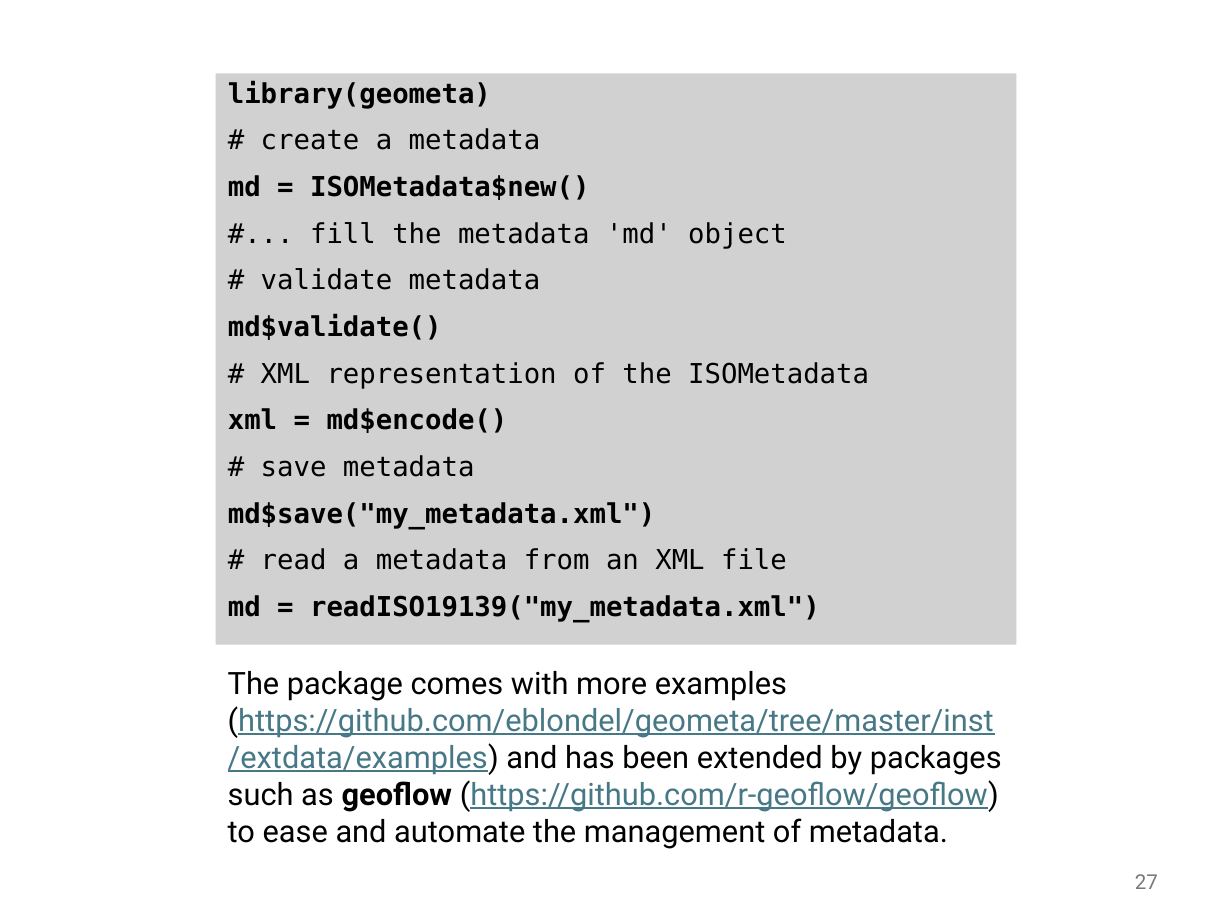
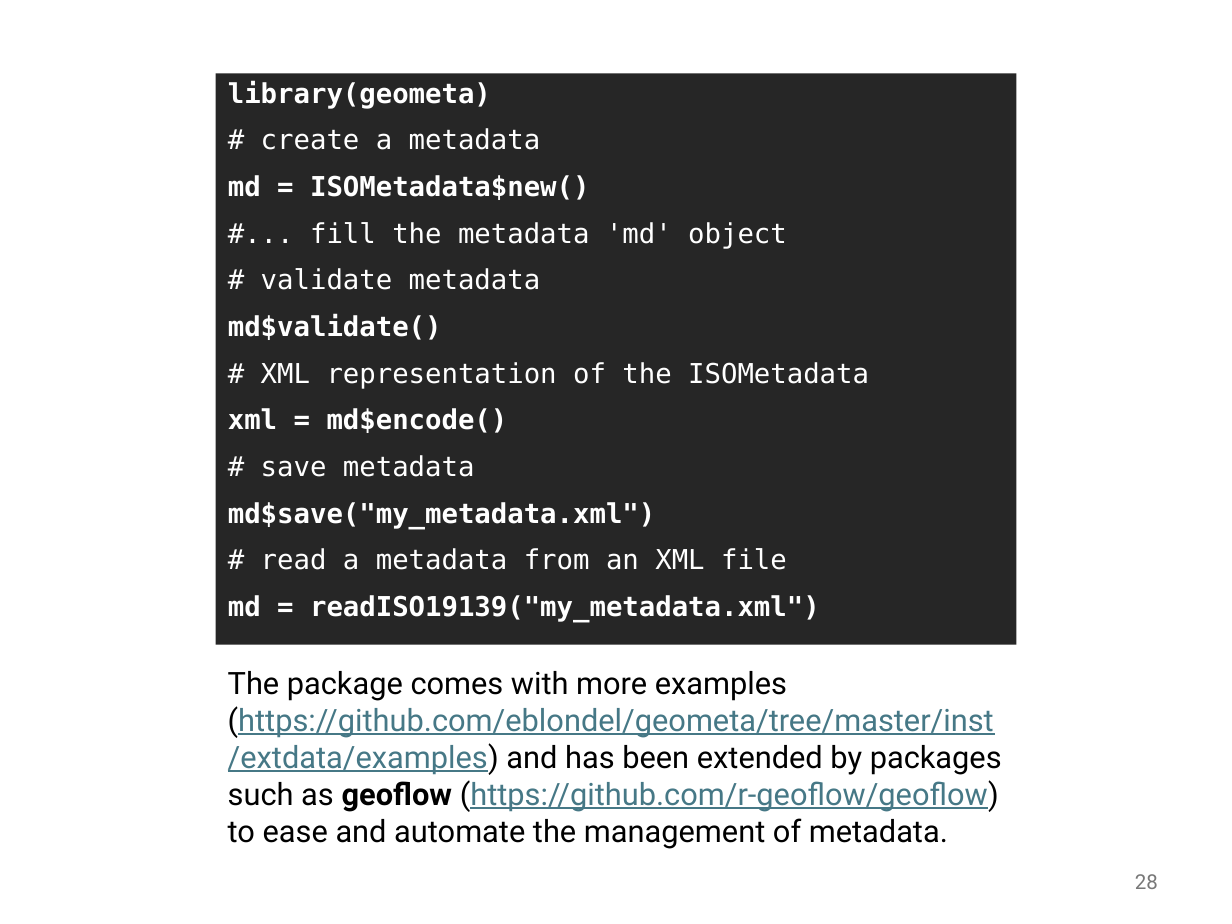
Before and after one commit to abuabara/abuabara.github.io, a slide deck: slide 28 of DAEN489S26/week10_slides.pptx (slide 27 before the commit). Drawn at 1232x924 pixels with LibreOffice and Linux fonts; fonts in the diff are those of the drawing. Boxes give left, top, right and bottom in pixels: in the first picture for what was removed or moved away, otherwise in the second. Text is boxed around its words. In the diff, an @@ line names an element or a change of style, - is before the commit and + after.

```diff
--- a/DAEN489S26/week10_slides.pptx
+++ b/DAEN489S26/week10_slides.pptx
@@ text "library(geometa)" at (x1=216, y1=73, x2=1016, y2=644): text colour #000000 to #FFFFFF; fill #D1D1D1 to #262626 @@
@@ page number at (x1=1135, y1=874, x2=1158, y2=889): text changed @@
-27
+28
```
Also in this commit, not shown: 12 other slides changed, 1 slide added, 1 other file.
